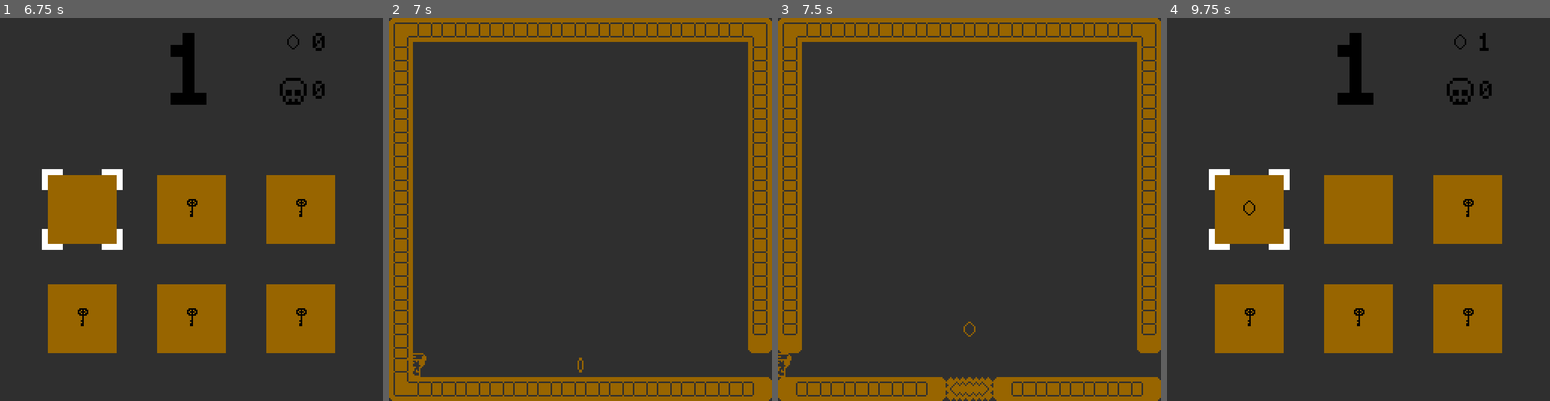
Above: before the commit, frames 1-4 (left to right).
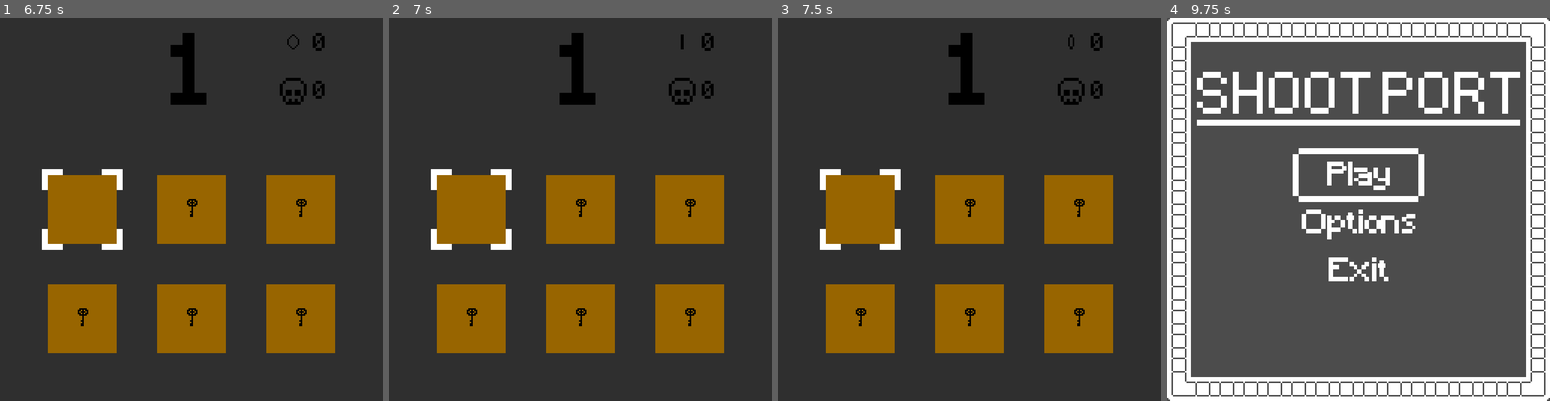
Above: after the commit, the same moments.

Repository: fijaniques/onebitarrow
Game: Godot game, scene res://Menus/AudioControl/AudioControl.tscn
Same seed, same stepped clock (60 frames per second), same inputs: the game is played once before the commit and once after it. Sound files missing from this copy of the repository are replaced by a short silence.
Inputs:
- Up to frame 1 (6.75 s): tap Enter (start) at 0.5, 1.25, 2.75, 5, 6.6 s; hold A (a) 0.53-1.28 s; hold Page Up (forward) 0.53-2.03 s; tap Space (jump) at 0.77, 1.52, 3.02, 3.77, 4.52, 6.02 s; tap D (d) at 0.8, 1.35, 3.05, 5.3 s; tap S (s) at 1.55, 3.8, 6.05 s; tap Backspace (restart) at 2, 3.5 s; hold Escape (back) 2.03-2.78 s; hold S (s) 2.03-2.78 s; tap A (a) at 2.3, 2.85, 4.55 s; hold Page Up (forward) 2.78-4.28 s; hold D (d) 3.53-4.28 s; hold Escape (back) 4.28-5.03 s; tap C (free) at 4.35 s; hold Page Up (forward) 5.03-5.78 s; hold S (s) 5.03-5.78 s; hold Escape (back) from 5.78 s (still down); tap K (shoot) at 5.85 s; hold A (a) from 6.53 s (still down)
- Up to frame 2 (7 s): keep holding Escape (back); keep holding A (a); tap Space (jump) at 6.77 s
- Up to frame 3 (7.5 s): release Escape (back) at 7.28 s; release A (a) at 7.28 s; hold Page Up (forward) from 7.28 s (still down); tap A (a) at 7.35 s
- Up to frame 4 (9.75 s): tap Space (jump) at 7.52, 9.02 s; tap D (d) at 7.55 s; hold D (d) 8.03-8.78 s; tap S (s) at 8.3, 8.85 s; tap A (a) at 9.05 s; release Page Up (forward) at 9.53 s; hold Escape (back) from 9.53 s (still down); hold A (a) from 9.53 s (still down)

Frame 1 is identical in both runs. In frame 2, 40% of the frame differs, in the area x 0-100%, y 0-100%; in frame 3, 40%; in frame 4, 100%.

Commit message:
special collectible added

Diff:
--- a/Manager/Manager.gd
+++ b/Manager/Manager.gd
@@ -13,9 +13,12 @@
 var ready26: bool = false
 
 var collectible: int = 0
+var special: int = 0
 var deaths: int = 0
 
+var worlds: int = 6
 var coins = [[], [], [], [], [], []]
+var specialList = []
 var reached = [[], [], [], [], [], []]
 
 #SAVE
@@ -28,6 +31,7 @@
 	_fill_reached()
 	_fill_coins()
 	_load()
+	print(specialList)
 
 
 func _play():
@@ -85,9 +89,11 @@
 func _save():
 	var newSave = saveClass.new()
 	newSave.collectible = collectible
+	newSave.special = special
 	newSave.deaths = deaths
 	newSave.coins = coins
 	newSave.reached = reached
+	newSave.specialList = specialList
 
 	var dir = Directory.new()
 	var dirPath = "user://ShootPort/Save"
@@ -106,6 +112,8 @@
 	var saveState = load(filePath)
 
 	collectible = saveState.collectible
+	special = saveState.special
 	deaths = saveState.deaths
 	coins = saveState.coins
 	reached = saveState.reached
+	specialList = saveState.specialList
--- a/Maps/Base/BaseMap.gd
+++ b/Maps/Base/BaseMap.gd
@@ -8,9 +8,12 @@
 var bInstance
 
 var pickedCollectible: bool = false
+var pickedSpecial: bool = false
 var haveCoins: bool = false
+var haveSpecial: bool = false
 #export var unlocked: bool = false
 export var lastStage: bool = false
+export var preSix: bool = false
 
 func _ready():
 	_audio_management()
@@ -61,27 +64,44 @@
 	var a = int(name.replace("Map", ""))
 	MANAGER.stage = a
 
-	if pickedCollectible:
-		MANAGER.collectible += 1
-		MANAGER.coins[MANAGER.world -1][MANAGER.stage -1] = 1
-		var sum: int = 0
-		for c in MANAGER.coins[MANAGER.world -1].size():
-			sum += MANAGER.coins[MANAGER.world -1][c]
-		if sum == 5:
-			haveCoins = true
 	var nextScene
-	if !lastStage:
-		if haveCoins or MANAGER.stage < 5:
-			nextScene = str("res://Maps/World0", MANAGER.world, "/Map0", a +1, "/Map0", a +1, ".tscn")
+
+	if !preSix:
+		if pickedSpecial:
+			MANAGER.special += 1
+			MANAGER.specialList.append(1)
+
+		if pickedCollectible:
+			MANAGER.collectible += 1
+			MANAGER.coins[MANAGER.world -1][MANAGER.stage -1] = 1
+			var sum: int = 0
+			for c in MANAGER.coins[MANAGER.world -1].size():
+				sum += MANAGER.coins[MANAGER.world -1][c]
+			if sum == 5:
+				haveCoins = true
+
+		if !lastStage:
+			if haveCoins or MANAGER.stage < 5:
+				nextScene = str("res://Maps/World0", MANAGER.world, "/Map0", a +1, "/Map0", a +1, ".tscn")
+			else:
+				nextScene = str("res://Maps/World0", MANAGER.world + 1, "/Map01/Map01.tscn")
+				MANAGER.world += 1
+				MANAGER.playing = false
 		else:
-			nextScene = str("res://Maps/World0", MANAGER.world + 1, "/Map01/Map01.tscn")
-			MANAGER.world += 1
-			MANAGER.playing = false
+			nextScene = "res://Menus/Credits/Credits.tscn"
+			for audio in MANAGER.get_node("Songs").get_child_count():
+				MANAGER.get_node("Songs").get_child(audio).stop()
+				MANAGER.playing = false
 	else:
-		nextScene = "res://Menus/Credits/Credits.tscn"
-		for audio in MANAGER.get_node("Songs").get_child_count():
-			MANAGER.get_node("Songs").get_child(audio).stop()
-			MANAGER.playing = false
+		if MANAGER.specialList.size() >= 4:
+			haveSpecial = true
+		if haveSpecial:
+			nextScene = "res://Maps/World05/Map06/Map06.tscn"
+		else:
+			for audio in MANAGER.get_node("Songs").get_child_count():
+				MANAGER.get_node("Songs").get_child(audio).stop()
+				MANAGER.playing = false
+			nextScene = "res://Menus/Credits/Credits.tscn"
 
 	get_tree().change_scene(nextScene)
 
@@ -104,14 +124,14 @@
 func _start_scene():
 	if name != "End":
 		MANAGER.stage = int(name.replace("Map0", ""))
-	if !MANAGER.playing:
-		MANAGER._play()
-		MANAGER.playing = true
-	if MANAGER.stage != 6:
-		MANAGER.reached[MANAGER.world -1][MANAGER.stage -1] = 1
-	else:
-		MANAGER.reached[MANAGER.world -1][MANAGER.stage -1] = 1
-		MANAGER.reached[MANAGER.world][0] = 1
+		if !MANAGER.playing:
+			MANAGER._play()
+			MANAGER.playing = true
+		if MANAGER.stage != 6:
+			MANAGER.reached[MANAGER.world -1][MANAGER.stage -1] = 1
+		else:
+			MANAGER.reached[MANAGER.world -1][MANAGER.stage -1] = 1
+			MANAGER.reached[MANAGER.world][0] = 1
 
 	if MANAGER.coins[MANAGER.world -1][MANAGER.stage -1] != 0:
 		$Colorizer/Collectible.canPick = false
--- a/Maps/Base/BaseMap.tscn
+++ b/Maps/Base/BaseMap.tscn
@@ -12,6 +12,7 @@
 [ext_resource path="res://Maps/Base/Pause.gd" type="Script" id=10]
 [ext_resource path="res://Sprite/Menus/PauseMenu.png" type="Texture" id=11]
 [ext_resource path="res://Sprite/Menus/pause_menu_selection.png" type="Texture" id=12]
+[ext_resource path="res://Collectible/Special.tscn" type="PackedScene" id=13]
 
 [sub_resource type="ConvexPolygonShape2D" id=57]
 points = PoolVector2Array( 0, 0, 16, 0, 16, 16, 0, 16 )
@@ -811,6 +812,9 @@
 
 [node name="Collectible" parent="Colorizer" instance=ExtResource( 6 )]
 
+[node name="Special" parent="Colorizer" instance=ExtResource( 13 )]
+position = Vector2( -22, -23 )
+
 [node name="Door" parent="Colorizer" instance=ExtResource( 5 )]
 position = Vector2( 136, 128 )
 
--- a/Maps/World01/Map06/Map06.tscn
+++ b/Maps/World01/Map06/Map06.tscn
@@ -7,14 +7,17 @@
 [node name="Walls" parent="Colorizer" index="0"]
 tile_data = PoolIntArray( 0, 0, 4, 1, 0, 196609, 2, 0, 196609, 3, 0, 196609, 4, 0, 5, 5, 0, 196609, 6, 0, 196609, 7, 0, …(1574 unchanged characters)…
 
-[node name="Traps" parent="Colorizer" index="3"]
+[node name="Traps" parent="Colorizer" index="5"]
 tile_data = PoolIntArray( 65537, 0, 0, 65538, 0, 1, 65539, 0, 2, 131073, 0, 131072, 131074, 0, 131073, 131075, 0, 13107 …(364 unchanged characters)…
 
-[node name="Character" parent="Colorizer" index="4"]
+[node name="Character" parent="Colorizer" index="6"]
 position = Vector2( 24, 232 )
 
-[node name="Collectible" parent="Colorizer" index="5"]
+[node name="Collectible" parent="Colorizer" index="7"]
+position = Vector2( -16, -16 )
+
+[node name="Special" parent="Colorizer" index="8"]
 position = Vector2( 208, 120 )
 
-[node name="Door" parent="Colorizer" index="6"]
+[node name="Door" parent="Colorizer" index="9"]
 position = Vector2( 248, 232 )
--- a/Maps/World02/Map06/Map06.tscn
+++ b/Maps/World02/Map06/Map06.tscn
@@ -8,16 +8,19 @@
 [node name="Walls" parent="Colorizer" index="0"]
 tile_data = PoolIntArray( 0, 0, 4, 1, 0, 196609, 2, 0, 196609, 3, 0, 196609, 4, 0, 196609, 5, 0, 196609, 6, 0, 196609,  …(1189 unchanged characters)…
 
-[node name="Traps" parent="Colorizer" index="3"]
+[node name="Traps" parent="Colorizer" index="5"]
 tile_data = PoolIntArray( 262149, 0, 196608, 262150, 0, 196609, 262151, 0, 196609, 262152, 0, 196609, 262153, 0, 196610, 589825, 0, 196608, 589826, 0, 196609, 589827, 0, 196609, 589828, 0, 196609, 589829, 0, 196610, 983046, 0, 196608, 983047, 0, 196609, 983048, 0, 196609, 983049, 0, 196610 )
 
-[node name="Character" parent="Colorizer" index="4"]
+[node name="Character" parent="Colorizer" index="6"]
 position = Vector2( 8, 232 )
 
-[node name="Collectible" parent="Colorizer" index="5"]
+[node name="Collectible" parent="Colorizer" index="7"]
+position = Vector2( -32, 120 )
+
+[node name="Special" parent="Colorizer" index="8"]
 position = Vector2( 32, 120 )
 
-[node name="Door" parent="Colorizer" index="6"]
+[node name="Door" parent="Colorizer" index="9"]
 position = Vector2( 248, 232 )
 
 [node name="Barrier" parent="Colorizer/Barriers" index="0" instance=ExtResource( 2 )]
--- a/Maps/World03/Map06/Map06.tscn
+++ b/Maps/World03/Map06/Map06.tscn
@@ -28,7 +28,7 @@
 position = Vector2( 8, 40 )
 
 [node name="Collectible" parent="Colorizer" index="7"]
-position = Vector2( 24, 144 )
+position = Vector2( -18, 144 )
 
 [node name="Switch2" parent="Colorizer" index="8" instance=ExtResource( 2 )]
 position = Vector2( 72, 144 )
@@ -39,7 +39,10 @@
 [node name="Switch4" parent="Colorizer" index="10" instance=ExtResource( 2 )]
 position = Vector2( 184, 168 )
 
-[node name="Door" parent="Colorizer" index="11"]
+[node name="Special" parent="Colorizer" index="11"]
+position = Vector2( 24, 144 )
+
+[node name="Door" parent="Colorizer" index="12"]
 position = Vector2( 248, 152 )
 
 [node name="Barrier" parent="Colorizer/Barriers" index="0" instance=ExtResource( 3 )]
--- a/Maps/World04/Map06/Map06.tscn
+++ b/Maps/World04/Map06/Map06.tscn
@@ -60,9 +60,12 @@
 position = Vector2( 8, 232 )
 
 [node name="Collectible" parent="Colorizer" index="7"]
+position = Vector2( -40, 32 )
+
+[node name="Special" parent="Colorizer" index="8"]
 position = Vector2( 72, 32 )
 
-[node name="Door" parent="Colorizer" index="8"]
+[node name="Door" parent="Colorizer" index="9"]
 position = Vector2( 248, 72 )
 
 [node name="Rebound" parent="Colorizer/Rebound" index="0" instance=ExtResource( 2 )]
--- a/Maps/World05/Map05/Map05.tscn
+++ b/Maps/World05/Map05/Map05.tscn
@@ -6,6 +6,7 @@
 [ext_resource path="res://Gun/Gun.tscn" type="PackedScene" id=4]
 
 [node name="Map05" instance=ExtResource( 1 )]
+preSix = true
 
 [node name="Walls" parent="Colorizer" index="0"]
 tile_data = PoolIntArray( 0, 0, 4, 1, 0, 196609, 2, 0, 196609, 3, 0, 196609, 4, 0, 196609, 5, 0, 196609, 6, 0, 196609,  …(1581 unchanged characters)…
@@ -13,20 +14,20 @@
 [node name="Activatable" parent="Colorizer" index="1"]
 tile_data = PoolIntArray( 458759, 0, 196611, 851971, 0, 196611, 851977, 0, 196611 )
 
-[node name="Activatable2" parent="Colorizer" index="2"]
+[node name="Activatable2" parent="Colorizer" index="3"]
 tile_data = PoolIntArray( 458757, 0, 196611, 851969, 0, 196611, 851979, 0, 196611, 851981, 0, 196611 )
 
-[node name="Traps" parent="Colorizer" index="3"]
+[node name="Traps" parent="Colorizer" index="5"]
 tile_data = PoolIntArray( 65537, 0, 196608, 65538, 0, 196609, 65539, 0, 196609, 65540, 0, 196609, 65541, 0, 196609, 65542, 0, 196609, 65543, 0, 196609, 65544, 0, 196609, 65545, 0, 196609, 65546, 0, 196609, 65547, 0, 196609, 65548, 0, 196609, 65549, 0, 196609, 65550, 0, 196610 )
 
-[node name="Character" parent="Colorizer" index="4"]
+[node name="Character" parent="Colorizer" index="6"]
 position = Vector2( 248, 56 )
 flipped = true
 
-[node name="Collectible" parent="Colorizer" index="5"]
+[node name="Collectible" parent="Colorizer" index="7"]
 position = Vector2( 224, 128 )
 
-[node name="Door" parent="Colorizer" index="6"]
+[node name="Door" parent="Colorizer" index="9"]
 position = Vector2( 248, 232 )
 
 [node name="Gun" parent="Colorizer/Guns" index="0" instance=ExtResource( 4 )]
--- a/Maps/World05/Map06/Map06.tscn
+++ b/Maps/World05/Map06/Map06.tscn
@@ -11,8 +11,8 @@
 [node name="Walls" parent="Colorizer" index="0"]
 tile_data = PoolIntArray( 0, 0, 4, 1, 0, 196609, 2, 0, 196609, 3, 0, 196609, 4, 0, 196609, 5, 0, 196609, 6, 0, 196609,  …(899 unchanged characters)…
 
-[node name="Character" parent="Colorizer" index="4"]
+[node name="Character" parent="Colorizer" index="6"]
 position = Vector2( 8, 232 )
 
-[node name="Door" parent="Colorizer" index="6"]
+[node name="Door" parent="Colorizer" index="9"]
 position = Vector2( 248, 232 )
--- a/Maps/World06/Map01/Map01.tscn
+++ b/Maps/World06/Map01/Map01.tscn
@@ -21,19 +21,22 @@
 [node name="Activatable" parent="Colorizer" index="1"]
 tile_data = PoolIntArray( 655362, 0, 196611 )
 
-[node name="Activatable2" parent="Colorizer" index="2"]
+[node name="Activatable2" parent="Colorizer" index="3"]
 tile_data = PoolIntArray( 196610, 0, 196608, 196611, 0, 196610 )
 
-[node name="Traps" parent="Colorizer" index="3"]
+[node name="Traps" parent="Colorizer" index="5"]
 tile_data = PoolIntArray( 131079, 0, 3, 196612, 0, 196608, 196613, 0, 196609, 196614, 0, 196609, 196615, 0, 196611, 196 …(1011 unchanged characters)…
 
-[node name="Character" parent="Colorizer" index="4"]
+[node name="Character" parent="Colorizer" index="6"]
 position = Vector2( 8, 232 )
 
-[node name="Collectible" parent="Colorizer" index="5"]
+[node name="Collectible" parent="Colorizer" index="7"]
+position = Vector2( 283, 152 )
+
+[node name="Special" parent="Colorizer" index="8"]
 position = Vector2( 240, 152 )
 
-[node name="Door" parent="Colorizer" index="6"]
+[node name="Door" parent="Colorizer" index="9"]
 position = Vector2( 248, 40 )
 
 [node name="Gun" parent="Colorizer/Guns" index="0" instance=ExtResource( 2 )]
--- a/Scripts/game_save.gd
+++ b/Scripts/game_save.gd
@@ -1,6 +1,8 @@
 extends Resource
 
 export var collectible: int = 0
+export var special: int = 0
 export var deaths: int = 0
 export var coins = []
 export var reached = []
+export var specialList = []
--- a/project.godot
+++ b/project.godot
@@ -22,7 +22,6 @@
 
 window/size/width=256
 window/size/height=256
-window/size/fullscreen=true
 window/stretch/mode="2d"
 window/stretch/aspect="keep"
 
Not shown: 1 places in Maps/Base/BaseMap.tscn that only renumber resources
